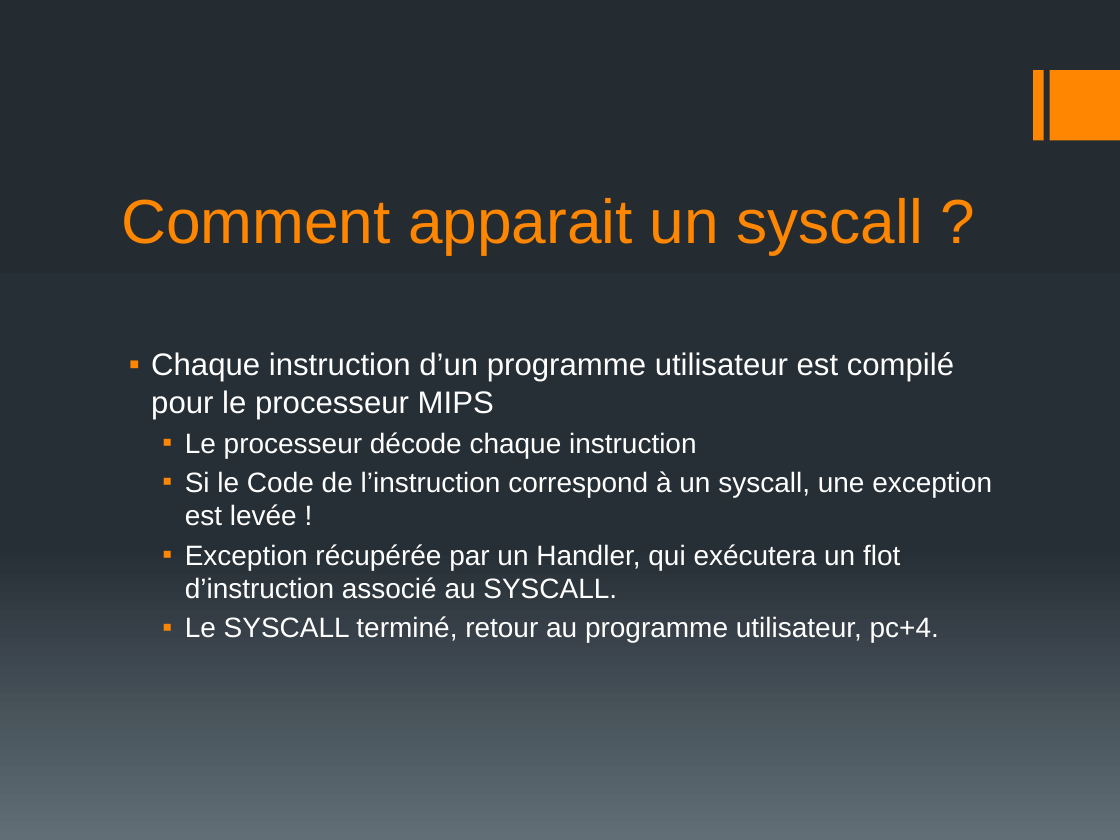
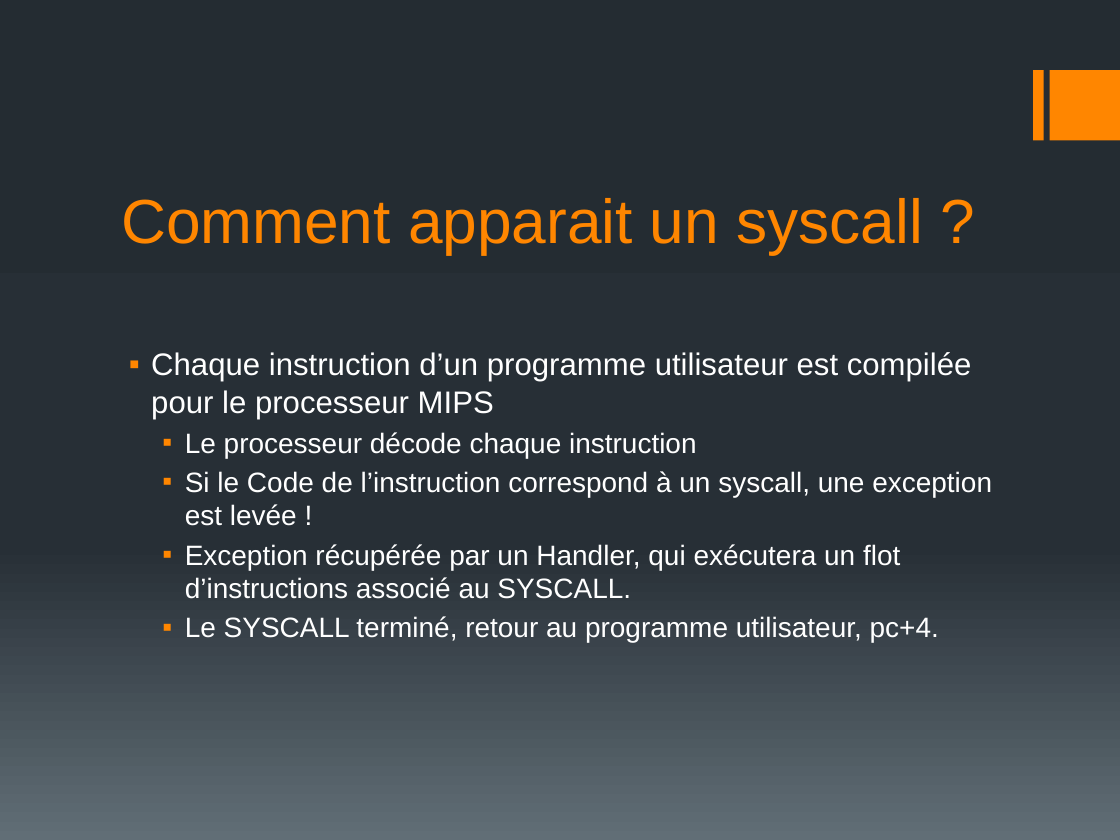
Before and after one commit to EudesRobin/nachos, a slide deck: slide 7 of rapport/sout_AAS.pptx. Drawn at 1120x840 pixels with LibreOffice and Linux fonts; fonts in the diff are those of the drawing. Boxes give left, top, right and bottom in pixels: in the first picture for what was removed or moved away, otherwise in the second. Text is boxed around its words. In the diff, an @@ line names an element or a change of style, - is before the commit and + after.

```diff
--- a/rapport/sout_AAS.pptx
+++ b/rapport/sout_AAS.pptx
@@ text at [151, 352, 972, 419]: text changed @@
-▪ Chaque instruction d’un programme utilisateur est compilé pour le processeur MIPS
+▪ Chaque instruction d’un programme utilisateur est compilée pour le processeur MIPS
@@ text at [185, 544, 900, 599]: text changed @@
-  ▪ Exception récupérée par un Handler, qui exécutera un flot d’instruction associé au SYSCALL.
+  ▪ Exception récupérée par un Handler, qui exécutera un flot d’instructions associé au SYSCALL.
```
Also in this commit, not shown: 2 other slides changed, 1 other file.
